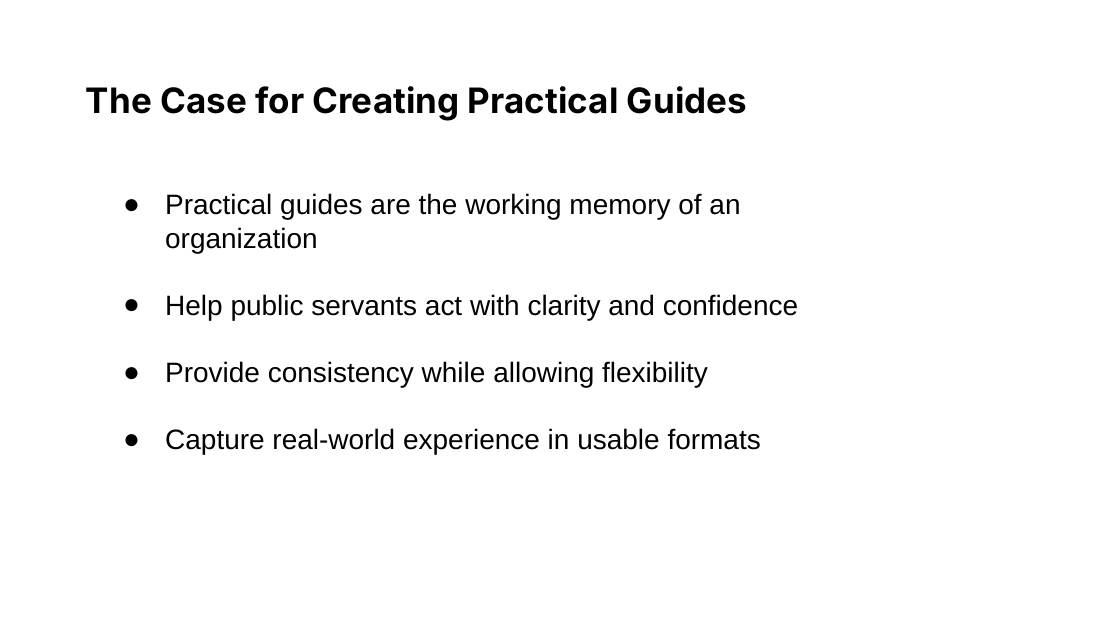
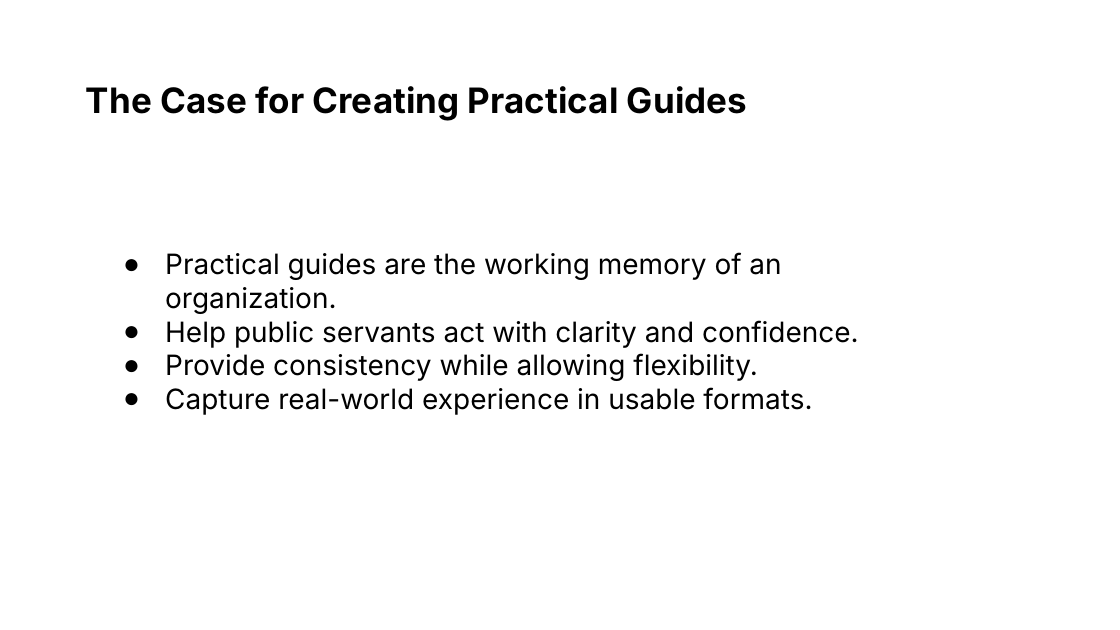
Before and after one commit to usds/ditap-curriculum-update, a slide deck: slide 81 of 3_Curriculum/3A_DITAP-Core-Curriculum/Module-5/In-Class Materials/1_Module 5 Presentation.pptx. Drawn at 1120x630 pixels with LibreOffice and Linux fonts; fonts in the diff are those of the drawing. Boxes give left, top, right and bottom in pixels: in the first picture for what was removed or moved away, otherwise in the second. Text is boxed around its words. In the diff, an @@ line names an element or a change of style, - is before the commit and + after.

```diff
--- a/3_Curriculum/3A_DITAP-Core-Curriculum/Module-5/In-Class Materials/1_Module 5 Presentation.pptx
+++ b/3_Curriculum/3A_DITAP-Core-Curriculum/Module-5/In-Class Materials/1_Module 5 Presentation.pptx
@@ text at box(165, 252, 859, 415): text changed; font Arial to Inter @@
-● Practical guides are the working memory of an organization
-● Help public servants act with clarity and confidence
-● Provide consistency while allowing flexibility
-● Capture real-world experience in usable formats
+● Practical guides are the working memory of an organization.
+● Help public servants act with clarity and confidence.
+● Provide consistency while allowing flexibility.
+● Capture real-world experience in usable formats.
```
Also in this commit, not shown: 106 other slides changed, 1 slide added, 1 slide removed, 10 other files.
